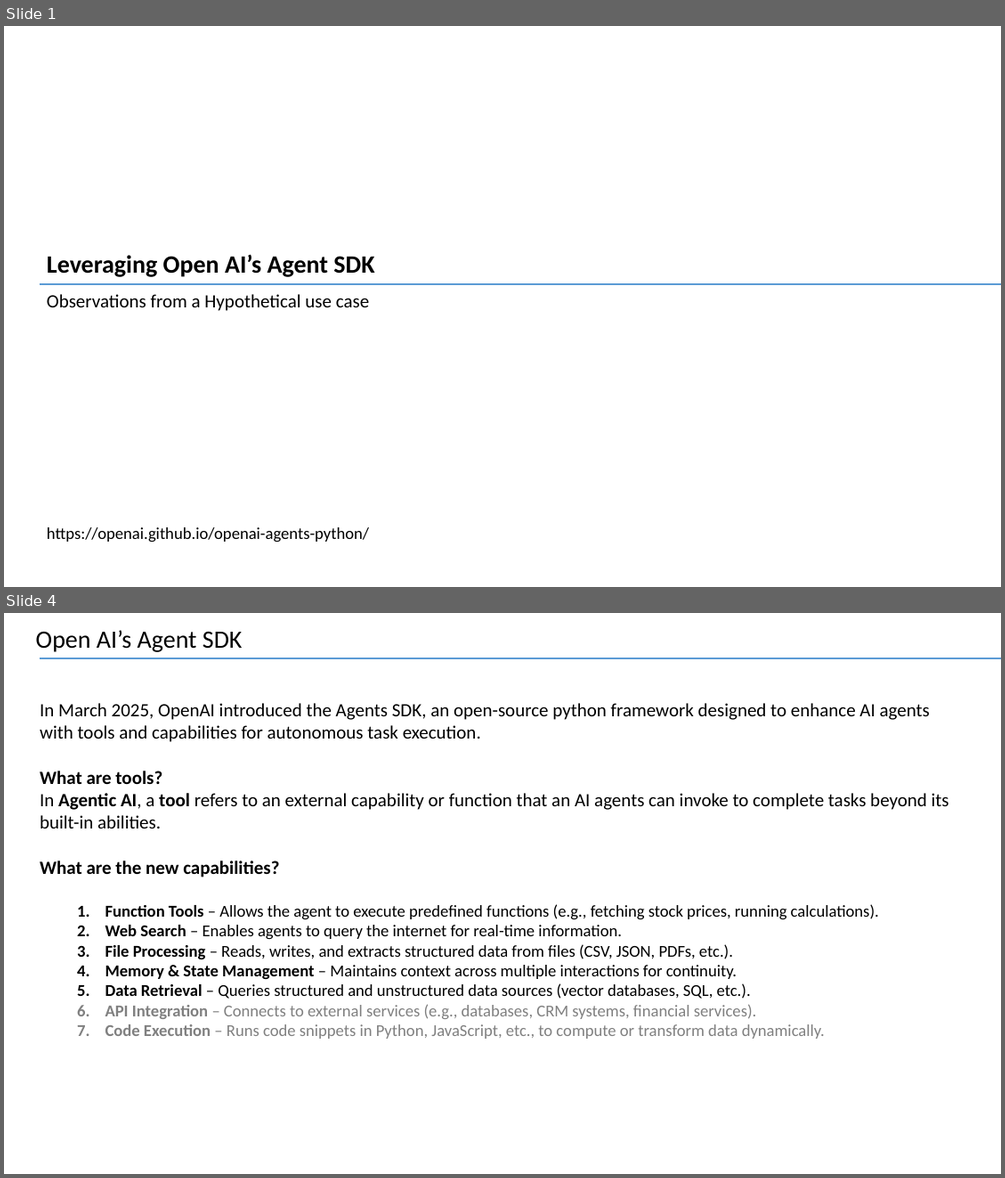
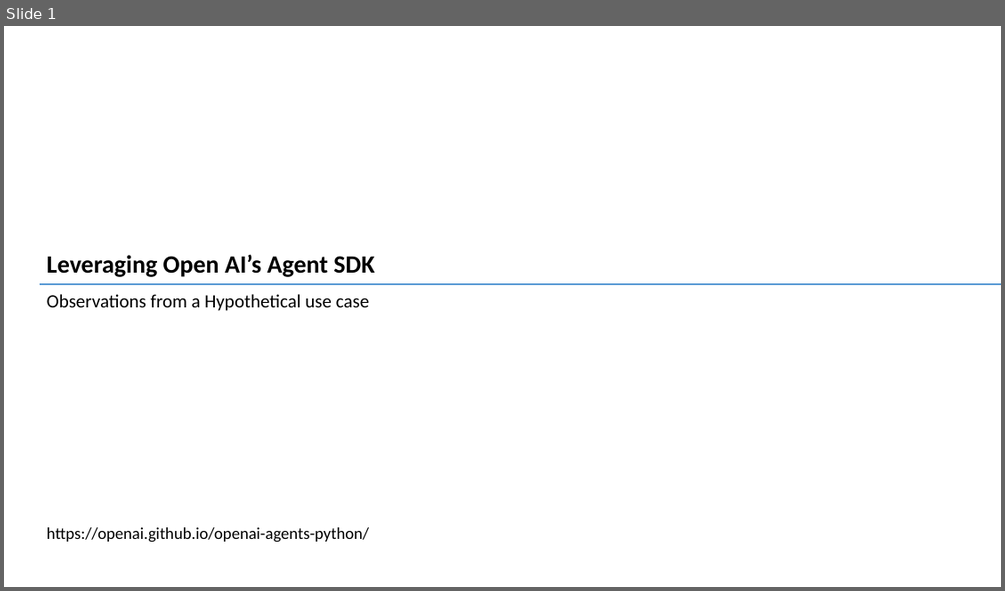
Before and after one commit to vsesha/AgenticAiAutoTrader, a slide deck: Presentation/AgenticAI_Presentation.pptx. Shown one above the other, each under a label of ours: slides 1 and 4 before the commit, slide 1 after it; the slides between them are not shown. The pictures are 1005x1178 and 1005x591 pixels, drawn with LibreOffice and Linux fonts; fonts in the diff are those of the drawing. Boxes give left, top, right and bottom in pixels: in the first picture for what was removed or moved away, otherwise in the second. Text is boxed around its words. In the diff, an @@ line names an element or a change of style, - is before the commit and + after.

```diff
--- a/Presentation/AgenticAI_Presentation.pptx
+++ b/Presentation/AgenticAI_Presentation.pptx
@@ slide 4 removed at <box>4,613,1001,1174</box>, background #FFFFFF @@
@@ text removed at <box>36,630,243,652</box> @@
-Open AI’s Agent SDK
@@ line removed from (39, 658) to (1001, 658) @@
@@ text removed at <box>40,703,949,1038</box> @@
-In March 2025, OpenAI introduced the Agents SDK, an open-source python framework designed to enhance AI agents with tools and capabilities for autonomous task execution.
-What are tools?
-In Agentic AI, a tool refers to an external capability or function that an AI agents can invoke to complete tasks beyond its built-in abilities.
-What are the new capabilities?
-  1. Function Tools – Allows the agent to execute predefined functions (e.g., fetching stock prices, running calculations).
-  2. Web Search – Enables agents to query the internet for real-time information.
-  3. File Processing – Reads, writes, and extracts structured data from files (CSV, JSON, PDFs, etc.).
-  4. Memory & State Management – Maintains context across multiple interactions for continuity.
-  5. Data Retrieval – Queries structured and unstructured data sources (vector databases, SQL, etc.).
-  6. API Integration – Connects to external services (e.g., databases, CRM systems, financial services).
-  7. Code Execution – Runs code snippets in Python, JavaScript, etc., to compute or transform data dynamically.
```
Also in this commit, not shown: 3 slides changed, 3 slides added, 1 other slide removed, 4 other files.
